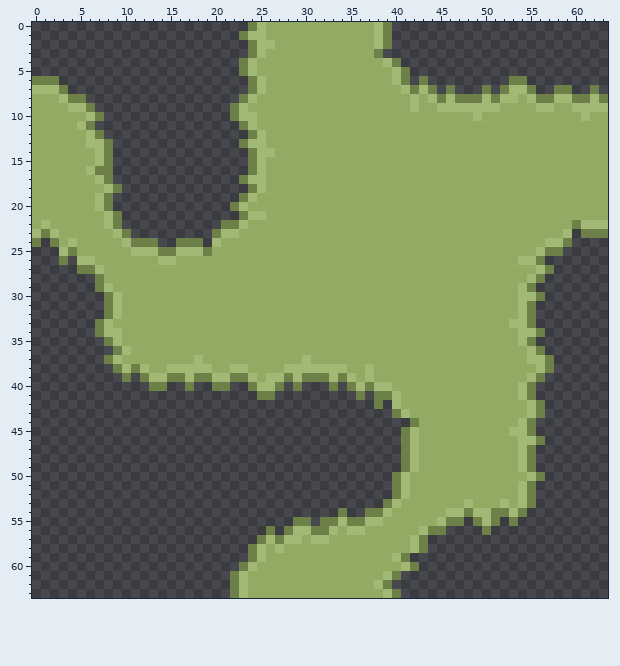
Two states of a pixel-art file, artAssets/tiles/grassTileset.aseprite. Above: the version before the commit.
64x64 pixels, 1 frame.
After the commit:
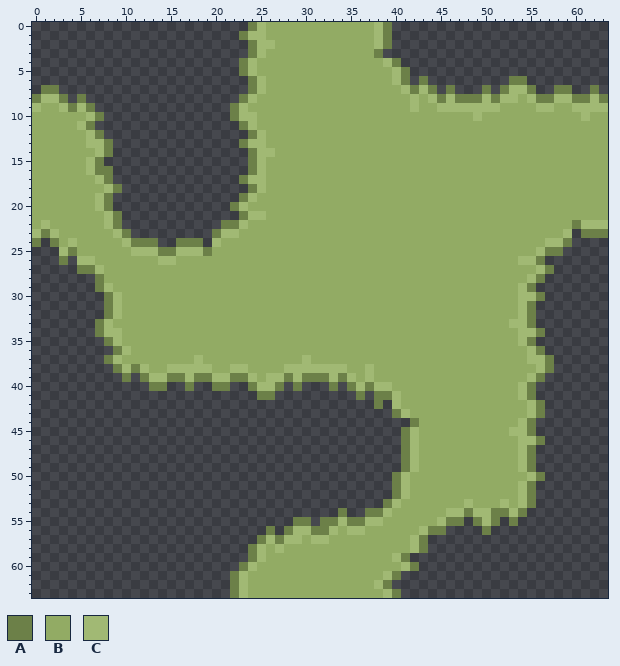
Palette (. is transparent): A #6c8048  B #92ab64  C #a1b974
From old to new:
@@ x 0..6 @@
  5 .......
- 6 AAA....
- 7 CCCA...
- 8 BBBCAA.
- 9 BBBBCCA
+ 6 .......
+ 7 .AA....
+ 8 ACCA.A.
+ 9 CBBCACA
 10 BBBBBBC
@@ x 4..10 @@
 14 BBBCA..
-15 BBBCA..
+15 BBCA...
 16 BBCAA..
Changed places in both pictures, as pixel boxes (x1, y1, x2, y2):
changed: (32, 76, 77, 112)
changed: (86, 157, 113, 166)
